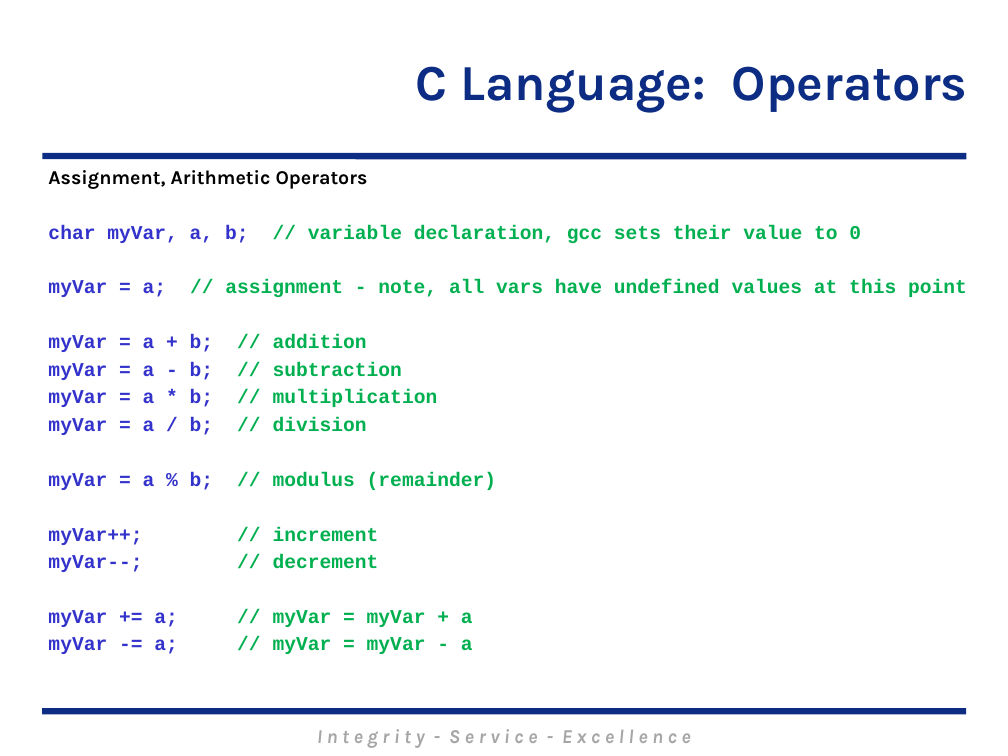
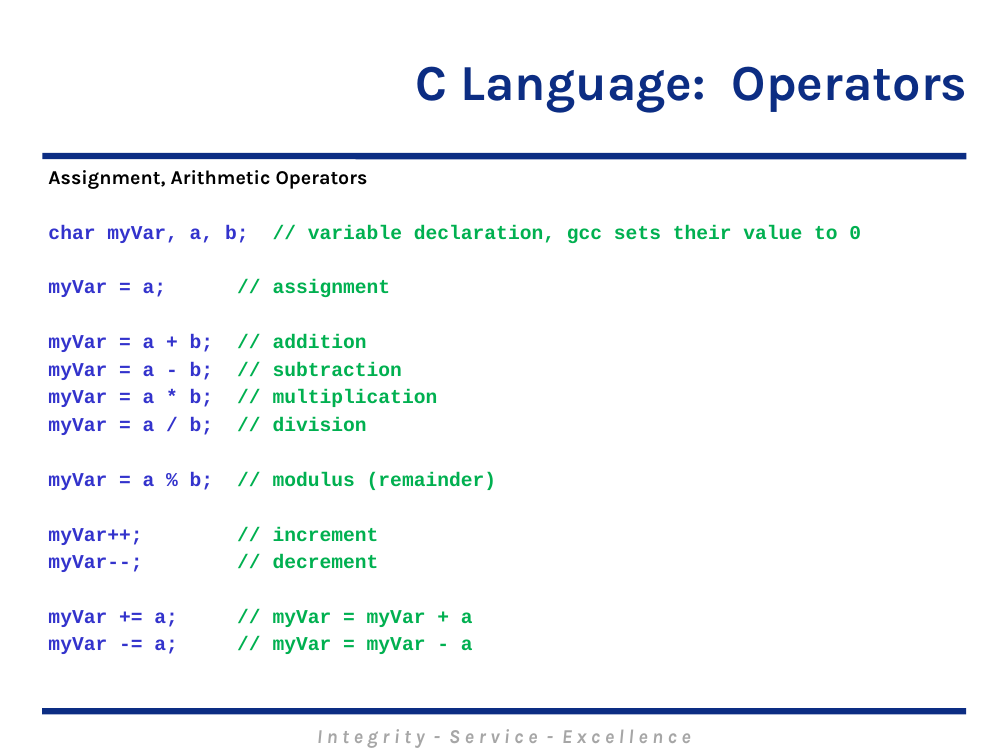
Before and after one commit to MarsUniversity/ECE382, a slide deck: slide 14 of source/lessons/lsn20/Lsn20.pptx (slide 13 before the commit). Drawn at 1008x756 pixels with LibreOffice and Linux fonts; fonts in the diff are those of the drawing; background and template pictures are left out. Boxes give left, top, right and bottom in pixels: in the first picture for what was removed or moved away, otherwise in the second. Text is boxed around its words. In the diff, an @@ line names an element or a change of style, - is before the commit and + after.

```diff
--- a/source/lessons/lsn20/Lsn20.pptx
+++ b/source/lessons/lsn20/Lsn20.pptx
@@ text at (x1=48, y1=280, x2=391, y2=297): text changed @@
-myVar = a; // assignment - note, all vars have undefined values at this point
+myVar = a; // assignment
```
Also in this commit, not shown: 4 other slides changed, 1 slide added, 5 other files.
